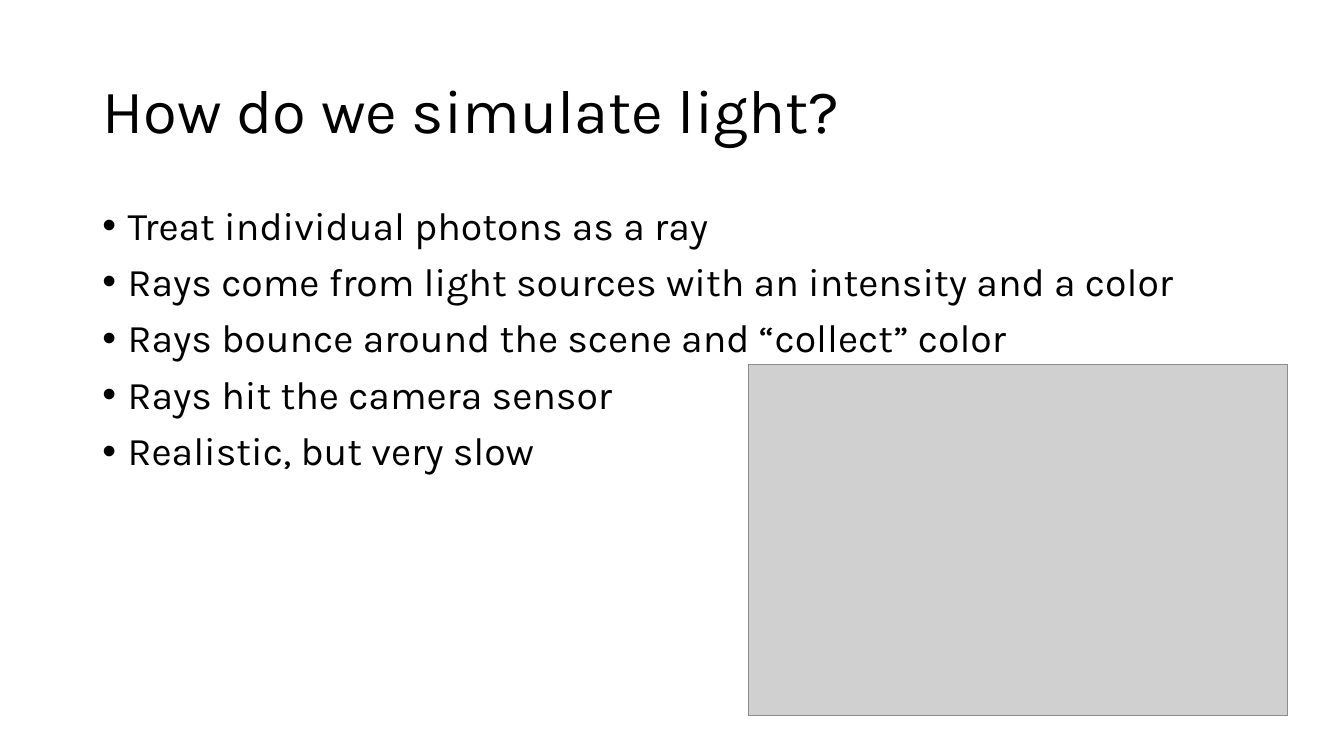
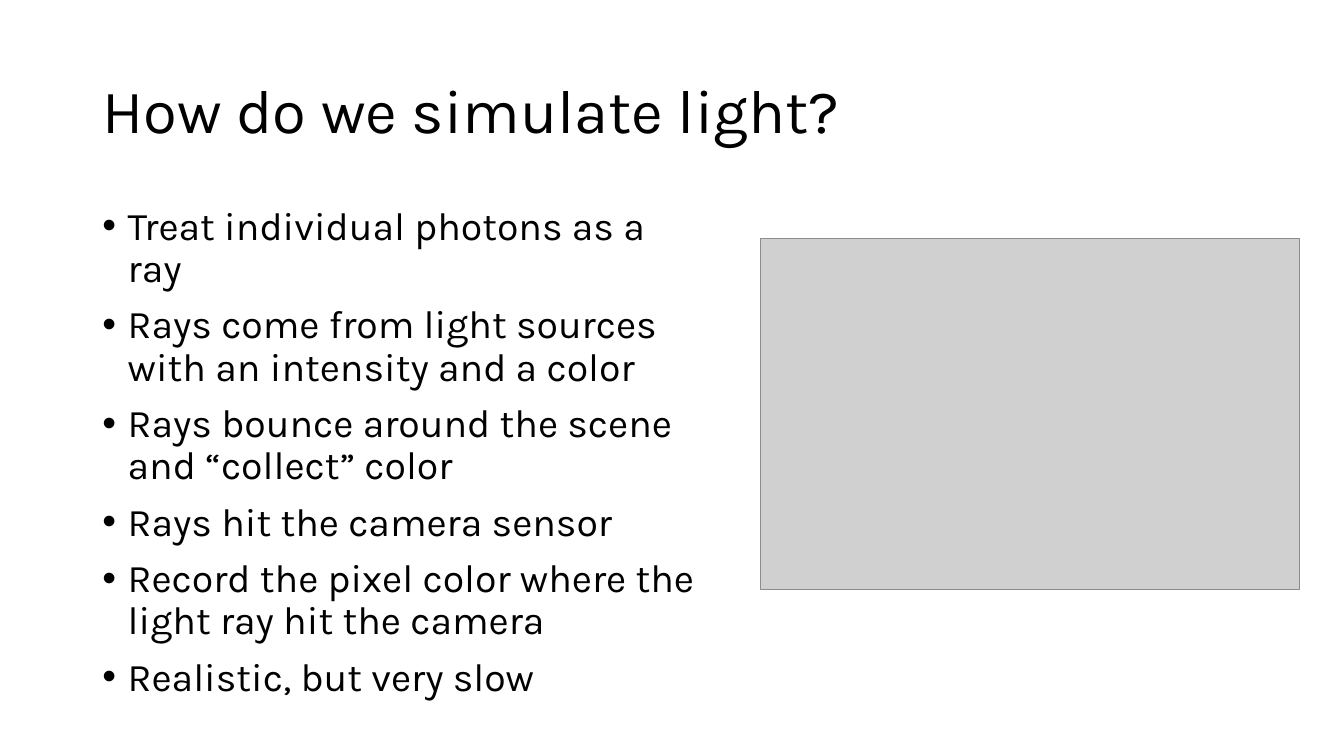
Before and after one commit to Gopher-Graphics/RaytracingWorkshop2026, a slide deck: slide 3 of Raytracing Workshop.pptx. Drawn at 1344x756 pixels with LibreOffice and Linux fonts; fonts in the diff are those of the drawing; grey boxes stand for pictures. Boxes give left, top, right and bottom in pixels: in the first picture for what was removed or moved away, otherwise in the second. Text is boxed around its words. In the diff, an @@ line names an element or a change of style, - is before the commit and + after.

```diff
--- a/Raytracing Workshop.pptx
+++ b/Raytracing Workshop.pptx
@@ picture: place and size @@
-picture at (749,365,1288,716)
+picture at (761,239,1300,590)
@@ text at (128,565,694,644): paragraph added @@
+• Record the pixel color where the light ray hit the camera
```
Also in this commit, not shown: 6 other slides changed, 4 slides added, 1 slide removed, 1 other file.
